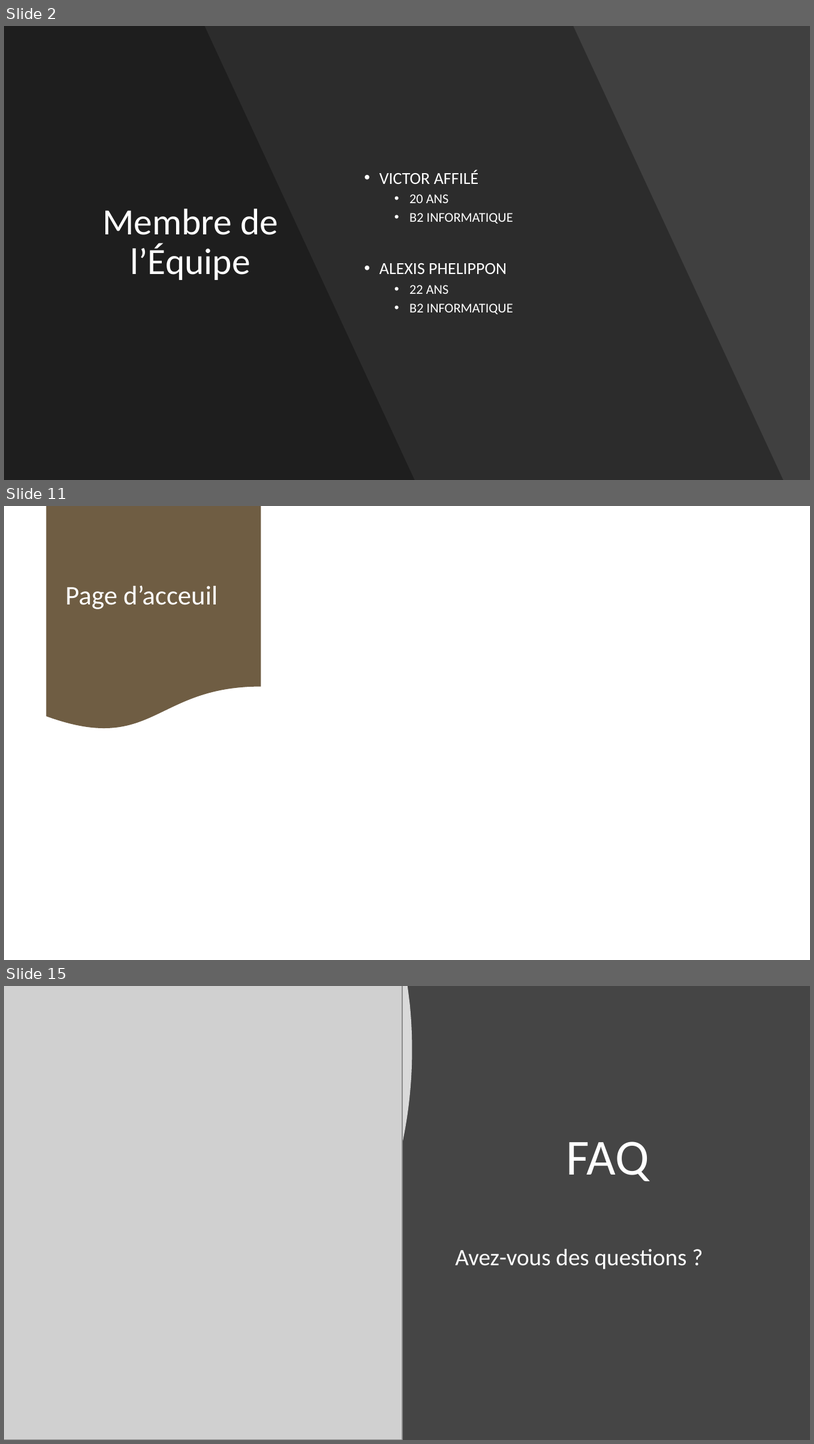
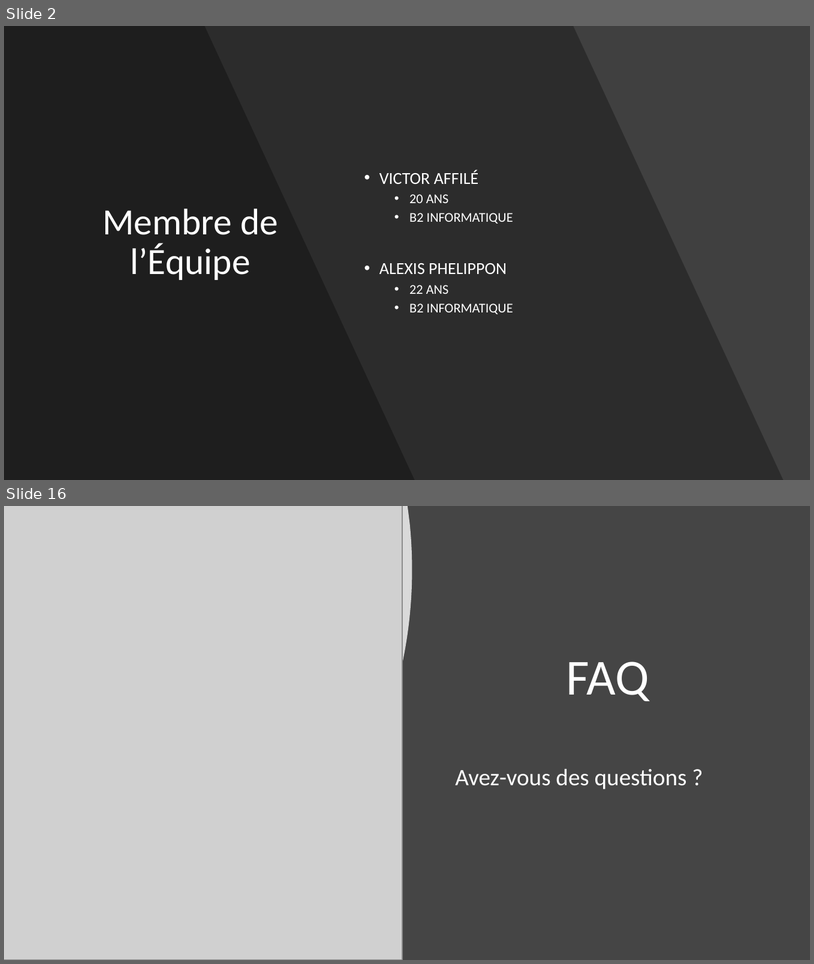
Before and after one commit to FlowNight/Techs_WEB, a slide deck: folder/Support_T_W.pptx. Shown one above the other, each under a label of ours: slides 2, 11 and 15 before the commit, slides 2 and 16 after it; the slides between them are not shown. The pictures are 814x1444 and 814x964 pixels, drawn with LibreOffice and Linux fonts; fonts in the diff are those of the drawing; grey boxes stand for pictures. Boxes give left, top, right and bottom in pixels: in the first picture for what was removed or moved away, otherwise in the second. Text is boxed around its words. In the diff, an @@ line names an element or a change of style, - is before the commit and + after.

```diff
--- a/folder/Support_T_W.pptx
+++ b/folder/Support_T_W.pptx
@@ slide 11 removed at <box>4,506,810,960</box>, background #FFFFFF @@
@@ flow chart document removed at <box>47,506,261,731</box> @@
@@ title removed at <box>65,585,218,609</box> @@
-Page d’acceuil
@@ what was slide 15 is now slide 16 @@
```
Also in this commit, not shown: 10 slides changed, 4 slides added, 2 other slides removed, 5 other files.
